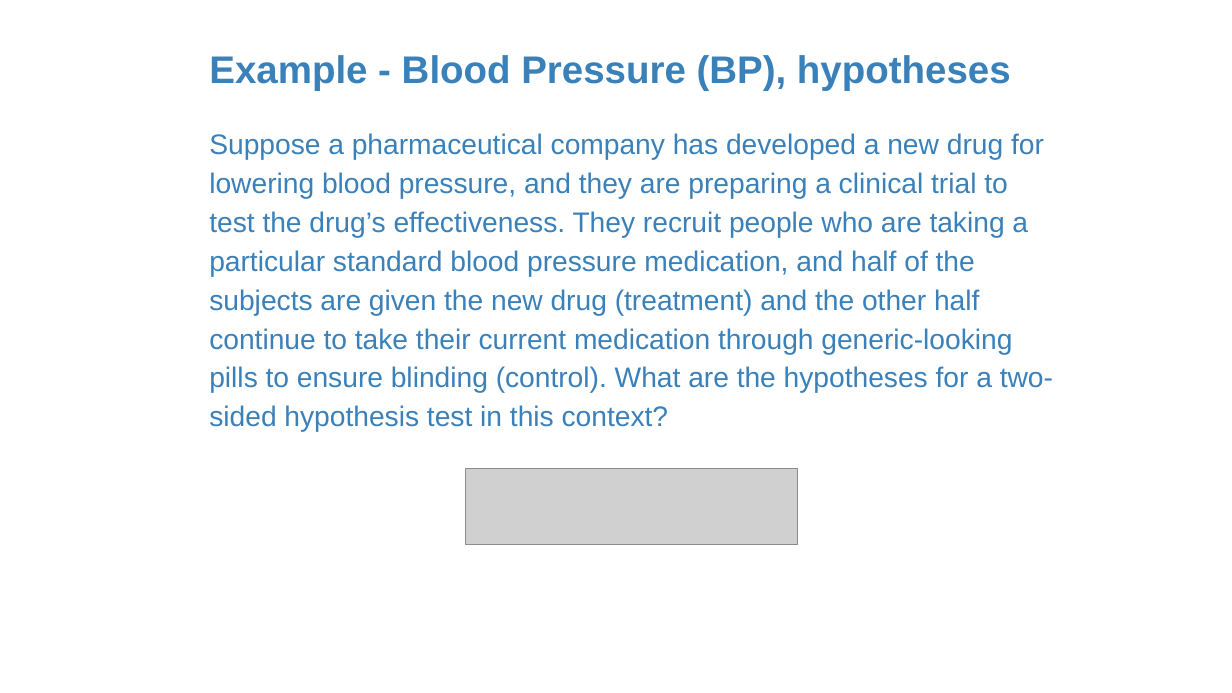
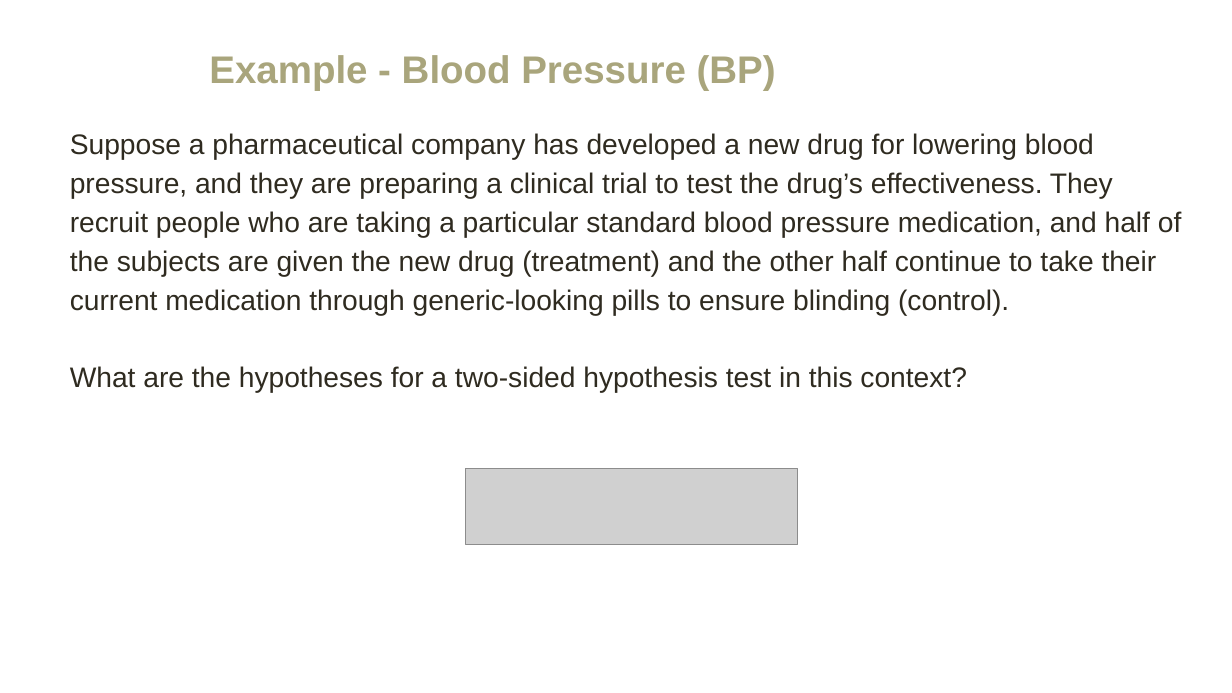
Before and after one commit to amosca01/MATH108-F23, a slide deck: slide 30 of slides/13-power-calculation.pptx (slide 10 before the commit). Drawn at 1232x693 pixels with LibreOffice and Linux fonts; fonts in the diff are those of the drawing; grey boxes stand for pictures. Boxes give left, top, right and bottom in pixels: in the first picture for what was removed or moved away, otherwise in the second. Text is boxed around its words. In the diff, an @@ line names an element or a change of style, - is before the commit and + after.

```diff
--- a/slides/13-power-calculation.pptx
+++ b/slides/13-power-calculation.pptx
@@ text at (209, 55, 776, 90): text changed; text colour #3A81BA to #A9A57C @@
-Example - Blood Pressure (BP), hypotheses
+Example - Blood Pressure (BP)
@@ text at (70, 133, 1181, 393): text changed; text colour #3A81BA to #2F2B20 @@
-Suppose a pharmaceutical company has developed a new drug for lowering blood pressure, and they are preparing a clinical trial to test the drug’s effectiveness. They recruit people who are taking a particular standard blood pressure medication, and half of the subjects are given the new drug (treatment) and the other half continue to take their current medication through generic-looking pills to ensure blinding (control). What are the hypotheses for a two-sided hypothesis test in this context?
+Suppose a pharmaceutical company has developed a new drug for lowering blood pressure, and they are preparing a clinical trial to test the drug’s effectiveness. They recruit people who are taking a particular standard blood pressure medication, and half of the subjects are given the new drug (treatment) and the other half continue to take their current medication through generic-looking pills to ensure blinding (control).
+What are the hypotheses for a two-sided hypothesis test in this context?
```
Also in this commit, not shown: 21 other slides changed, 26 slides added, 8 slides removed, 10 other files.
